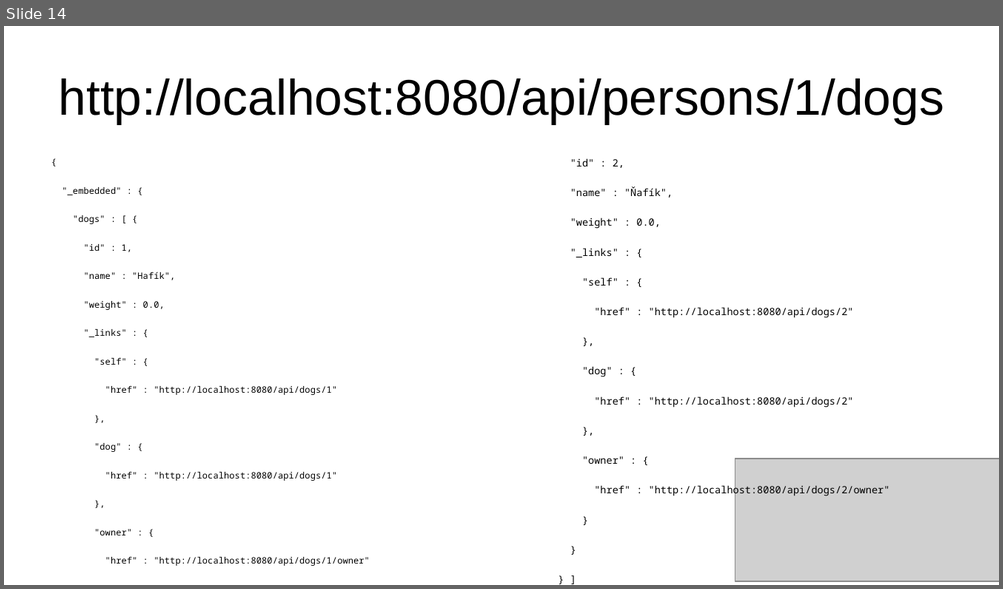
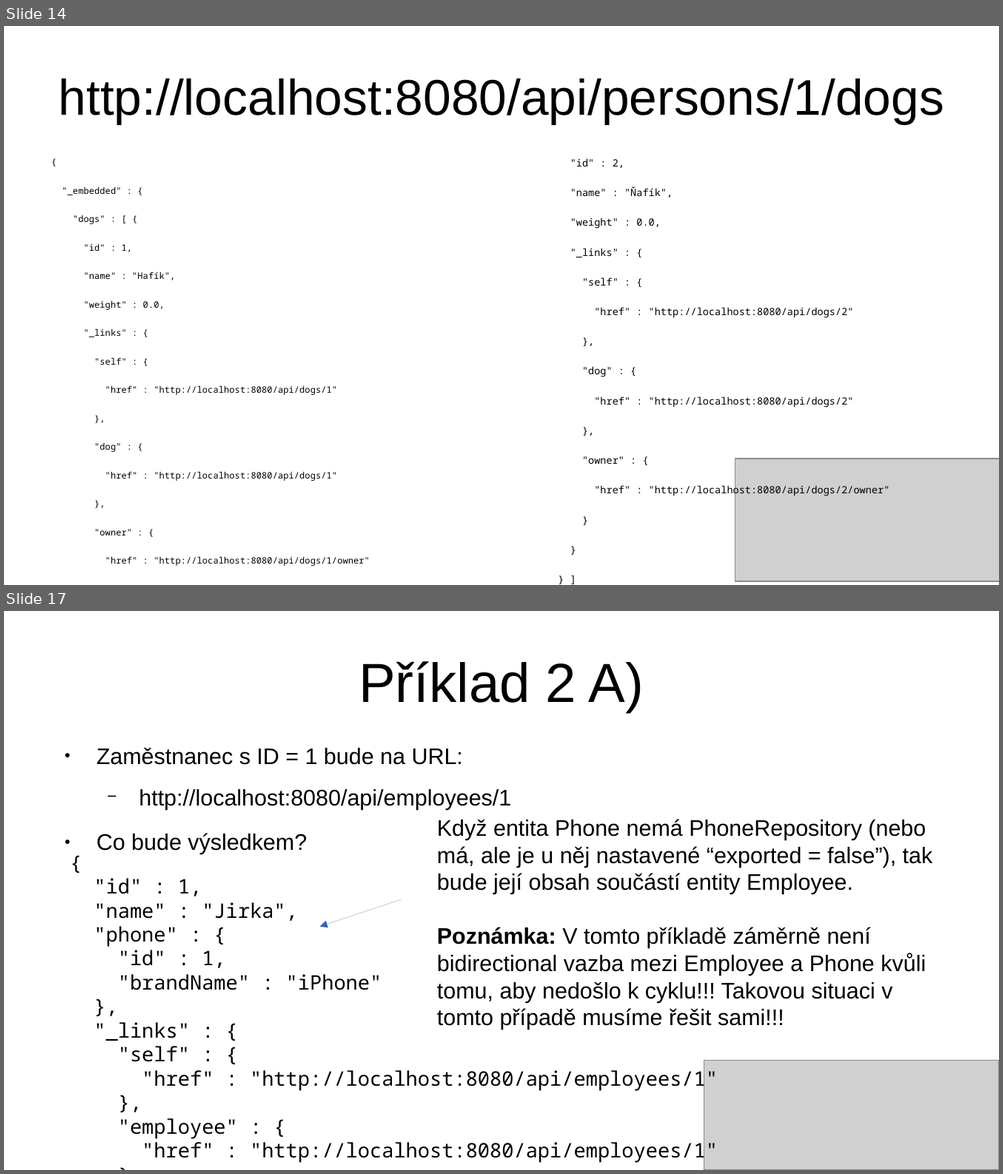
Before and after one commit to jirkapinkas/javadays-2020, a slide deck: spring-data-rest/Prednaska.odp. Shown one above the other, each under a label of ours: slide 14 before the commit, slides 14 and 17 after it; the slides between them are not shown. The pictures are 1003x589 and 1003x1174 pixels, drawn with LibreOffice and Linux fonts; fonts in the diff are those of the drawing; grey boxes stand for pictures. Boxes give left, top, right and bottom in pixels: in the first picture for what was removed or moved away, otherwise in the second. Text is boxed around its words. In the diff, an @@ line names an element or a change of style, - is before the commit and + after.

```diff
--- a/spring-data-rest/Prednaska.odp
+++ b/spring-data-rest/Prednaska.odp
@@ slide 17 added at [4, 611, 999, 1170], background #FFFFFF @@
@@ title added at [358, 661, 643, 712], 44 pt, text #000000 @@
+Příklad 2 A)
@@ text added at [96, 747, 511, 854], 18 pt, text #000000 @@
+● Zaměstnanec s ID = 1 bude na URL:
+  − http://localhost:8080/api/employees/1
+● Co bude výsledkem?
@@ text added at [437, 819, 933, 1030], 18 pt, text #000000 @@
+Když entita Phone nemá PhoneRepository (nebo má, ale je u něj nastavené “exported = false”), tak
+bude její obsah součástí entity Employee.
+Poznámka: V tomto příkladě záměrně není bidirectional vazba mezi Employee a Phone kvůli tomu, aby nedošlo k cyklu!!! Takovou situaci v tomto případě musíme řešit sami!!!
@@ text added at [94, 878, 717, 1164], 16 pt, text #000000 @@
+{
+"id" : 1,
+"name" : "Jirka",
+"phone" : {
+"id" : 1,
+"brandName" : "iPhone"
+},
+"_links" : {
+"self" : {
+"href" : "http://localhost:8080/api/employees/1"
+},
+"employee" : {
+"href" : "http://localhost:8080/api/employees/1"
+}
+}
+}
@@ arrow added from (401, 900) to (320, 927), #3465A4 0 pt @@
@@ picture added at [704, 1060, 999, 1170] @@
```
Also in this commit, not shown: 1 slide changed, 6 other slides added, 1 slide removed, 9 other files.
